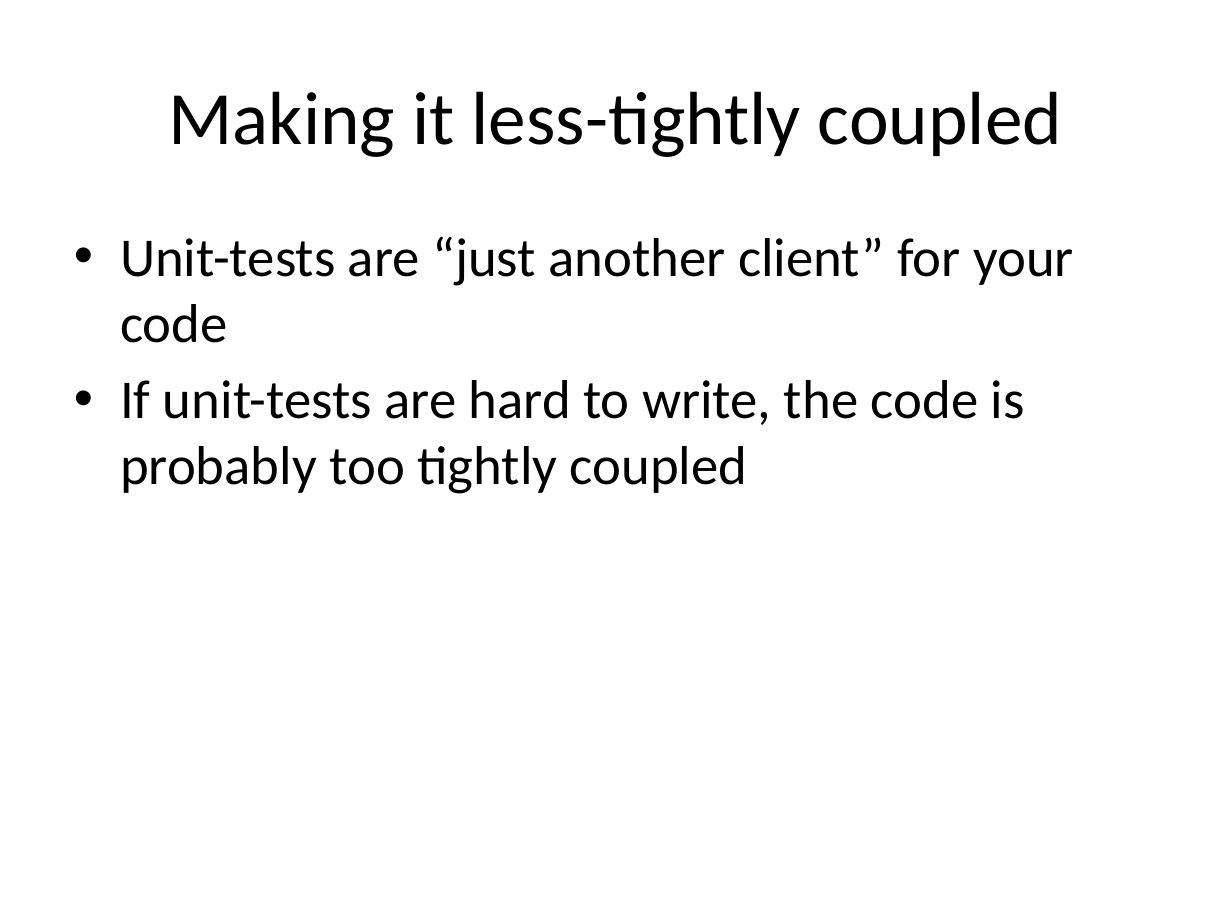
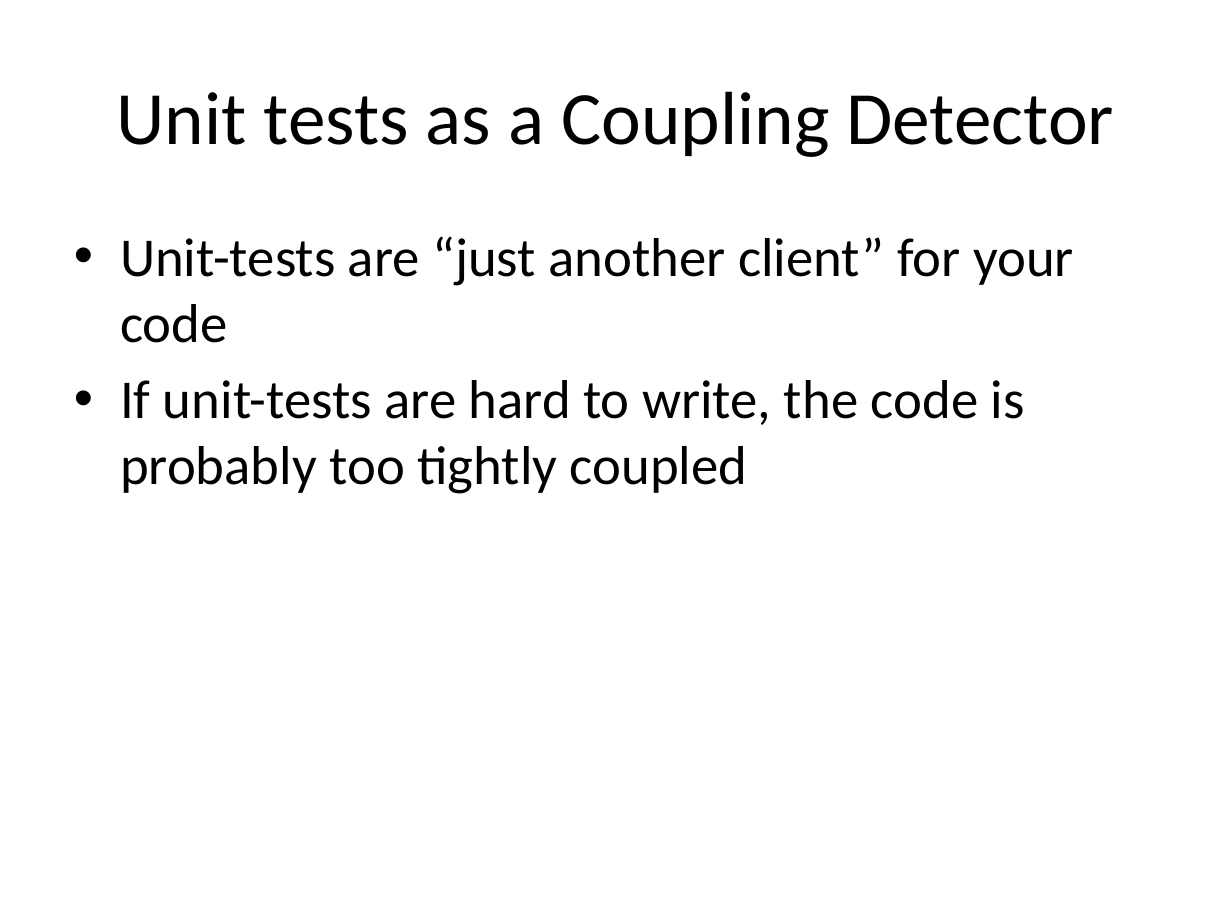
Before and after one commit to tsimbalar/DependencyInjectionTheRightWay, a slide deck: slide 18 of Dependency Injection - the right way.pptx. Drawn at 1232x924 pixels with LibreOffice and Linux fonts; fonts in the diff are those of the drawing. Boxes give left, top, right and bottom in pixels: in the first picture for what was removed or moved away, otherwise in the second. Text is boxed around its words. In the diff, an @@ line names an element or a change of style, - is before the commit and + after.

```diff
--- a/Dependency Injection - the right way.pptx
+++ b/Dependency Injection - the right way.pptx
@@ title at (116, 91, 1114, 157): text changed @@
-Making it less-tightly coupled
+Unit tests as a Coupling Detector
```
Also in this commit, not shown: 8 other slides changed, 3 slides added, 1 slide removed.
